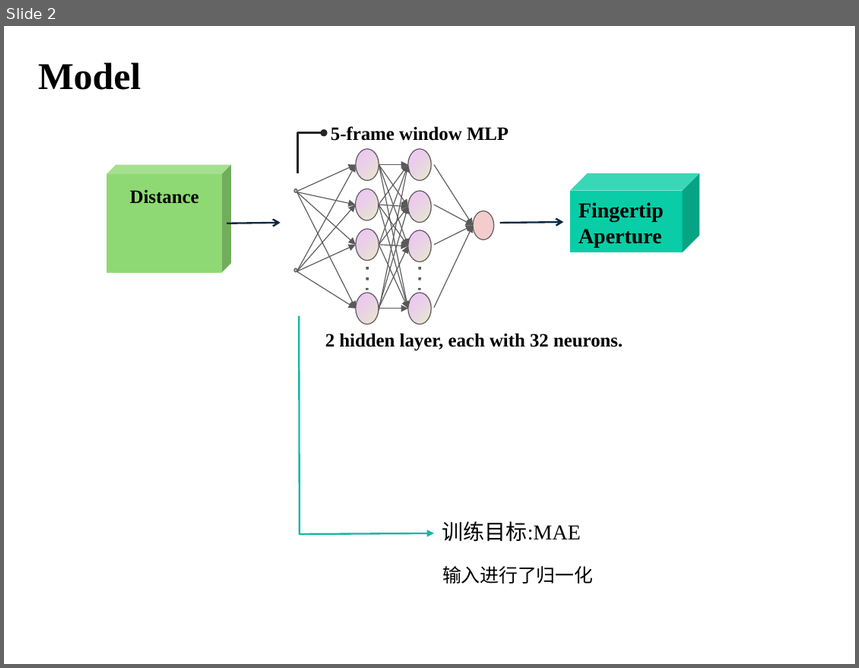
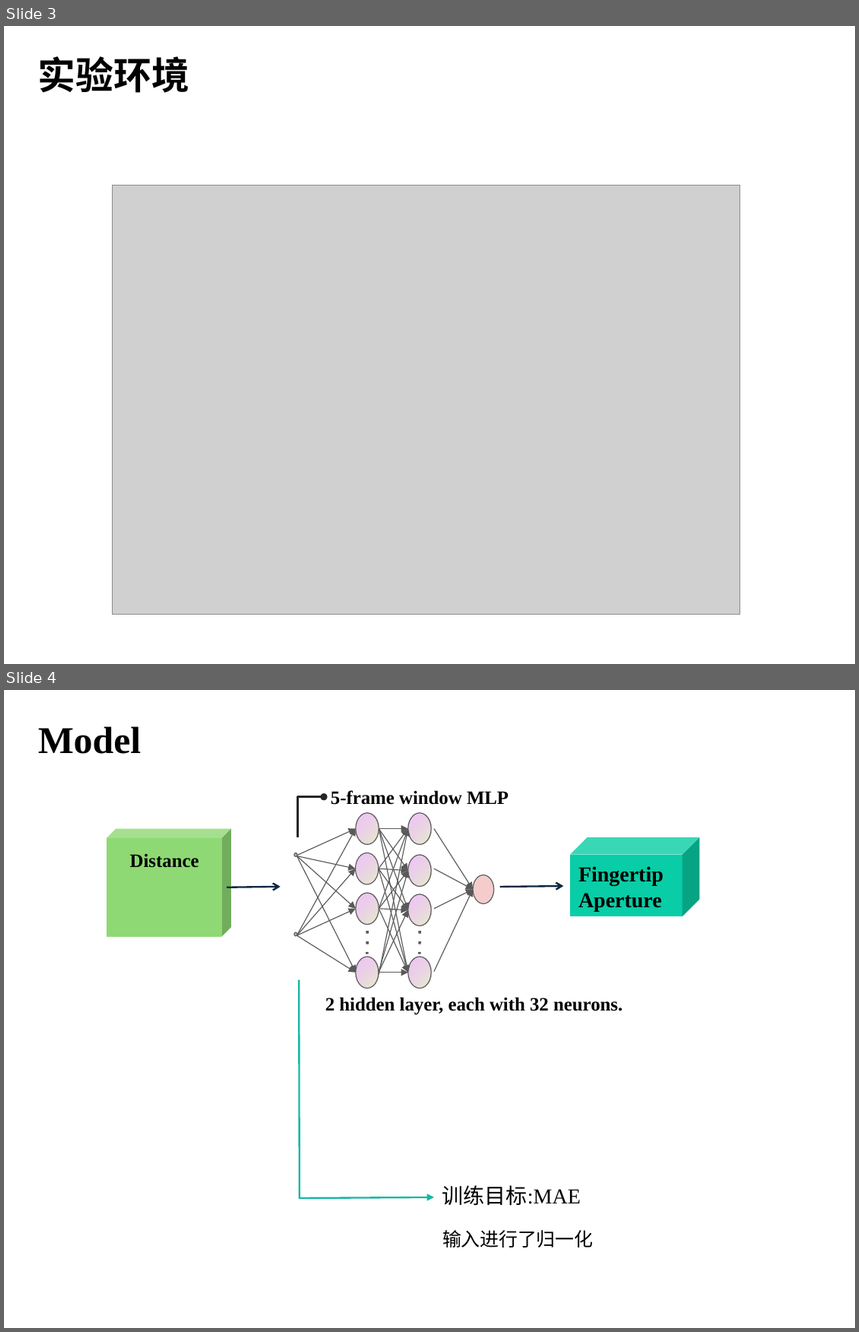
Before and after one commit to DiXiQing/Multimodal_Imitation_Learning, a slide deck: Report/Report_1019.pptx. Shown one above the other, each under a label of ours: slide 2 before the commit, slides 3 and 4 after it. The pictures are 859x668 and 859x1332 pixels, drawn with LibreOffice and Linux fonts; fonts in the diff are those of the drawing; grey boxes stand for pictures. Boxes give left, top, right and bottom in pixels: in the first picture for what was removed or moved away, otherwise in the second. Text is boxed around its words. In the diff, an @@ line names an element or a change of style, - is before the commit and + after.

```diff
--- a/Report/Report_1019.pptx
+++ b/Report/Report_1019.pptx
@@ slide 3 added at box(4, 26, 855, 664), background #FFFFFF @@
@@ text added at box(38, 56, 189, 93), 32 pt, text #000000, bold @@
+实验环境
@@ picture added at box(112, 185, 740, 615) @@
@@ what was slide 2 is now slide 4 @@
```
Also in this commit, not shown: 2 other slides added, 1 slide removed.
